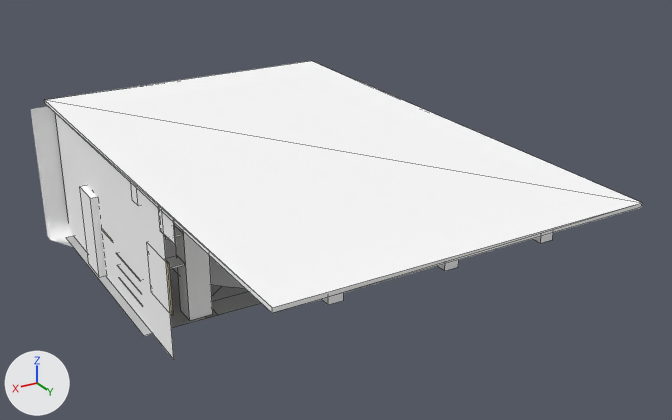
An edit to the FBX model AssetBases/export/main_room/main_room_no_wall.FBX, drawn before and after from the same camera.
Rendered twice from a camera (50 mm lens) standing at (10.62, 18.55, 10.89) and looking at (-0.02, 0.82, 2.03). The lights are fixed; the arrows at lower left show +X, +Y and +Z. Mesh edges are drawn as thin lines on the coarser meshes. Where no turn or scale is listed for an object, it has been applied to the vertices. Vertices at the same position are counted once.

The older version as bpy lines, for what is in view:
```python
me_mesh = bpy.data.meshes.new('Mesh')
me_mesh.from_pydata(...)  # a box spanning x -0.15..0.15, y -6.38..6.38, z -0.17..0.17
me_mesh.materials.append(mat_paint_white)  # white #ffffff
me_mesh_002 = bpy.data.meshes.new('Mesh.002')
me_mesh_002.from_pydata(...)  # a box spanning x -4.13..4.13, y -6.66..6.66, z 0.0..0.1
me_mesh_002.materials.append(mat_paint_white)  # white #ffffff
me_mesh_003 = bpy.data.meshes.new('Mesh.003')
me_mesh_003.from_pydata(...)  # a box spanning x -0.15..0.15, y -6.38..6.38, z -0.17..0.17
me_mesh_003.materials.append(mat_paint_white)  # white #ffffff
me_mesh_004 = bpy.data.meshes.new('Mesh.004')
me_mesh_004.from_pydata(...)  # a box spanning x -0.15..0.15, y -6.38..6.38, z -0.17..0.17
me_mesh_004.materials.append(mat_paint_white)  # white #ffffff
me_mesh_028 = bpy.data.meshes.new('Mesh.028')
me_mesh_028.from_pydata([(-3.89, 0.33, 0.0), (3.03, 0.33, 0.0), (-3.89, 1.02, 0.0), (3.03, 1.02, 0.0)], [], [(1, 3, 2, 0)])
me_mesh_028.materials.append(mat_paint_grey)  # grey #bbbbbb
ob_ceiling_2 = bpy.data.objects.new('Ceiling_2', me_mesh_002)
ob_ceiling_2.location = (0.73, 0.33, 3.61)
ob_ceiling_column_vertical = bpy.data.objects.new('Ceiling_Column_Vertical', me_mesh)
ob_ceiling_column_vertical.location = (-1.2, 0.32, 3.44)
ob_ceiling_column_vertical_1 = bpy.data.objects.new('Ceiling_Column_Vertical_1', me_mesh_003)
ob_ceiling_column_vertical_1.location = (1.08, 0.32, 3.44)
ob_ceiling_column_vertical_2 = bpy.data.objects.new('Ceiling_Column_Vertical_2', me_mesh_004)
ob_ceiling_column_vertical_2.location = (3.52, 0.32, 3.44)
ob_floor_divider = bpy.data.objects.new('Floor_Divider', me_mesh_028)
ob_floor_divider.location = (0.4, -0.31, 0.0)
# also in view: 'Floor_Foyeur' at (4.05, -2.36, 0.0); 'Door' at (4.81, -3.1, 1.07); 'Wall_East' at (4.75, -1.92, 1.82); 'Walls' at (1.0, -2.96, 1.83); 'Pillar' at (3.52, 0.33, 1.8)
```
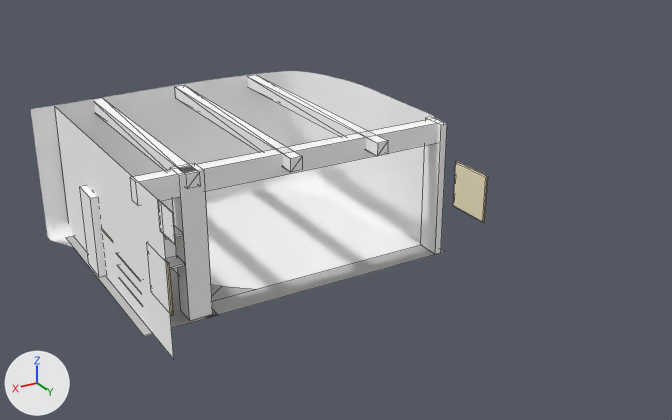
What the commit changed:
me_mesh_004 is used by ob_ceiling_column_vertical_2; location (3.52, 0.32, 3.44).
me_mesh_004 had 8 vertices, 6 faces and spanned x -0.15..0.15, y -6.38..6.38, z -0.17..0.17.
me_mesh_004 now has 8 vertices, 12 faces and spans x -0.15..0.15, y -6.38..0.32, z -0.17..0.17.
Part 2, on me_mesh_004:
4 vertices are removed from x -0.15..0.15, y 6.38, z -0.17..0.17.
6 faces are deleted.
4 vertices are added at (-0.15, 0.32, 0.17), (-0.15, 0.32, -0.17), (0.15, 0.32, -0.17), (0.15, 0.32, 0.17).
12 new faces join them.
me_mesh is used by ob_ceiling_column_vertical; location (-1.2, 0.32, 3.44).
me_mesh had 8 vertices, 6 faces and spanned x -0.15..0.15, y -6.38..6.38, z -0.17..0.17.
me_mesh now has 8 vertices, 12 faces and spans x -0.15..0.15, y -6.38..0.7, z -0.17..0.17.
Part 3, on me_mesh:
4 vertices are removed from x -0.15..0.15, y 6.38, z -0.17..0.17.
6 faces are deleted.
4 vertices are added at (-0.15, 0.7, -0.17), (-0.15, 0.7, 0.17), (0.15, 0.7, 0.17), (0.15, 0.7, -0.17).
12 new faces join them.
me_mesh_003 is used by ob_ceiling_column_vertical_1; location (1.08, 0.32, 3.44).
me_mesh_003 had 8 vertices, 6 faces and spanned x -0.15..0.15, y -6.38..6.38, z -0.17..0.17.
me_mesh_003 now has 8 vertices, 12 faces and spans x -0.15..0.15, y -6.38..0.57, z -0.17..0.17.
Part 1, on me_mesh_003:
4 vertices are removed from x -0.15..0.15, y 6.38, z -0.17..0.17.
6 faces are deleted.
4 vertices are added at (-0.15, 0.57, 0.17), (-0.15, 0.57, -0.17), (0.15, 0.57, -0.17), (0.15, 0.57, 0.17).
12 new faces join them.
Object 'Ceiling_2' (ob_ceiling_2) is deleted.

Location of each change, [x1, y1, x2, y2] in pixels of the pictures (672 x 420 px):
'Ceiling_2', deleted: before [44, 61, 642, 313]
'Ceiling_Column_Vertical_1', reshaped: before [438, 260, 459, 271]; after [175, 86, 302, 172]
'Ceiling_Column_Vertical', reshaped: before [533, 233, 553, 243]; after [248, 76, 388, 156]
'Ceiling_Column_Vertical_2', reshaped: before [322, 293, 344, 305]; after [93, 99, 200, 189]
'Walls', unchanged, uncovered by the edit: before [31, 106, 244, 288]; after [31, 71, 434, 289]
'Ceiling_Column_Horizontal', unchanged, uncovered by the edit: before [131, 183, 139, 205]; after [130, 118, 443, 205]
'Floor_Divider', unchanged, uncovered by the edit: before [205, 292, 261, 318]; after [205, 245, 444, 318]
'DividingPillar', unchanged, uncovered by the edit: after [421, 117, 447, 254]
